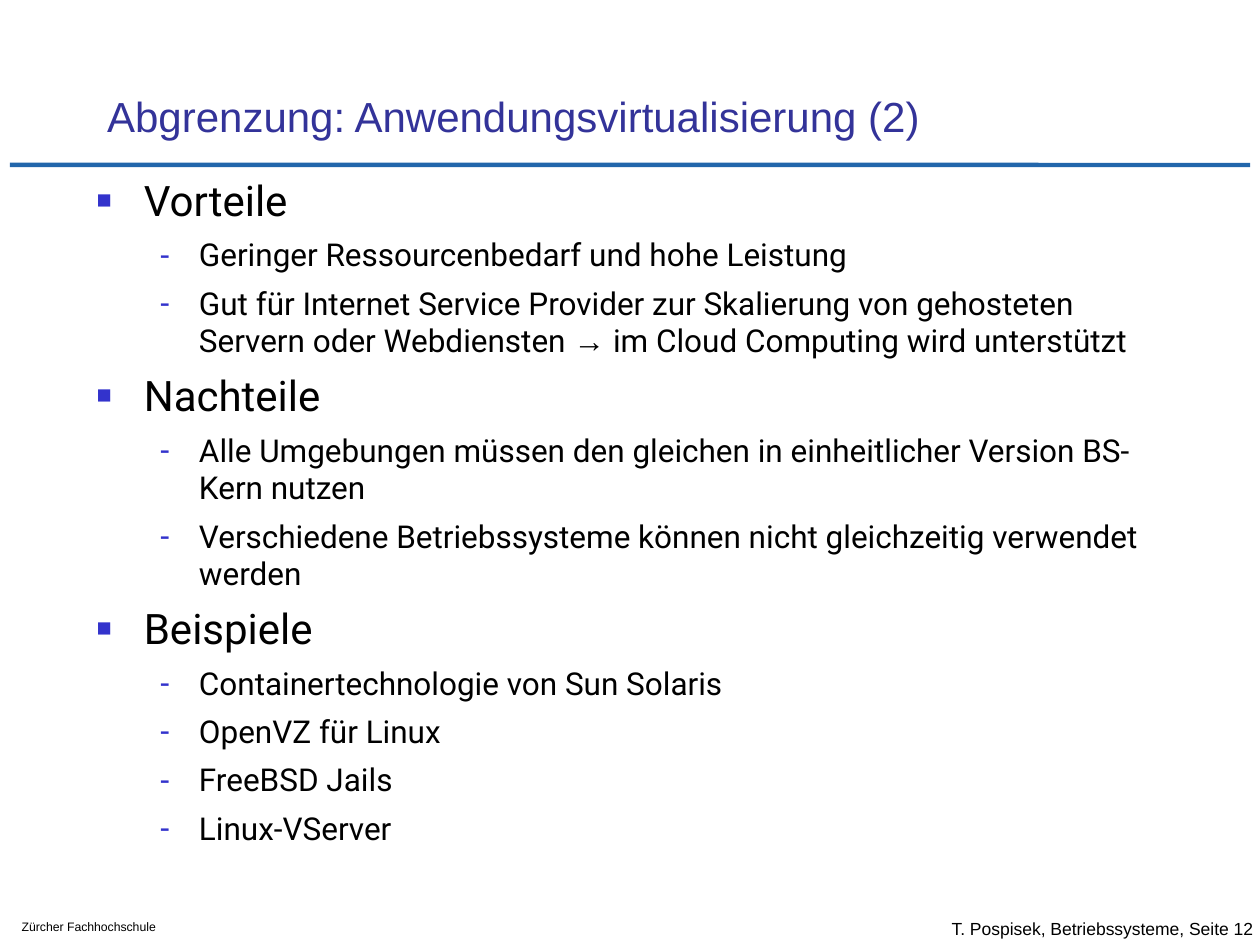
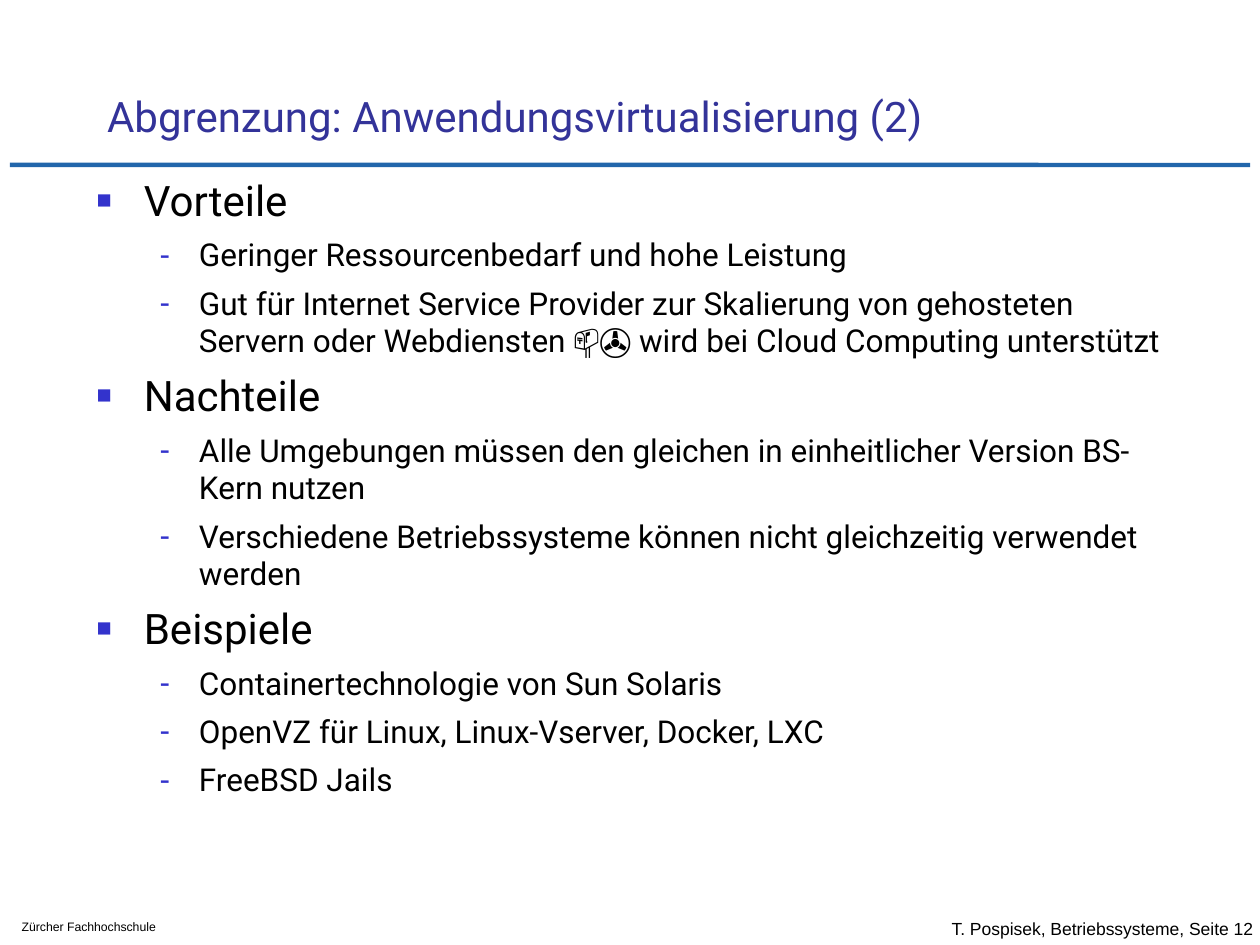
Before and after one commit to tpo/betriebssysteme, a slide deck: slide 12 of 13_Betriebssystemvirtualisierung.odp. Drawn at 1260x945 pixels with LibreOffice and Linux fonts; fonts in the diff are those of the drawing; background and template pictures are left out. Boxes give left, top, right and bottom in pixels: in the first picture for what was removed or moved away, otherwise in the second. Text is boxed around its words. In the diff, an @@ line names an element or a change of style, - is before the commit and + after.

```diff
--- a/13_Betriebssystemvirtualisierung.odp
+++ b/13_Betriebssystemvirtualisierung.odp
@@ title "Abgrenzung: Anwendungsvirtualisierung (2)" at [107, 98, 923, 142]: font Arial to Roboto @@
@@ text at [199, 291, 1159, 359]: text changed @@
-  – Gut für Internet Service Provider zur Skalierung von gehosteten Servern oder Webdiensten → im Cloud Computing wird unterstützt
+  – Gut für Internet Service Provider zur Skalierung von gehosteten Servern oder Webdiensten 📫✇ wird bei Cloud Computing unterstützt
@@ text at [199, 719, 824, 750]: text changed @@
-  – OpenVZ für Linux
+  – OpenVZ für Linux, Linux-Vserver, Docker, LXC
@@ text at [199, 817, 391, 841]: paragraph removed @@
-  – Linux-VServer
```
Also in this commit, not shown: 9 other slides changed, 3 other files.
